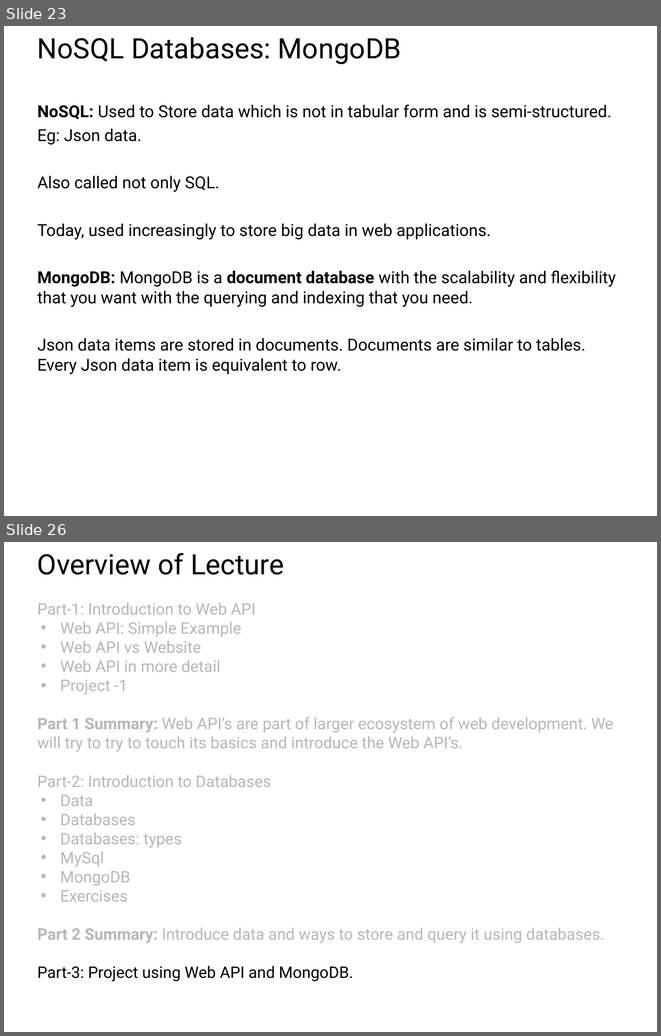
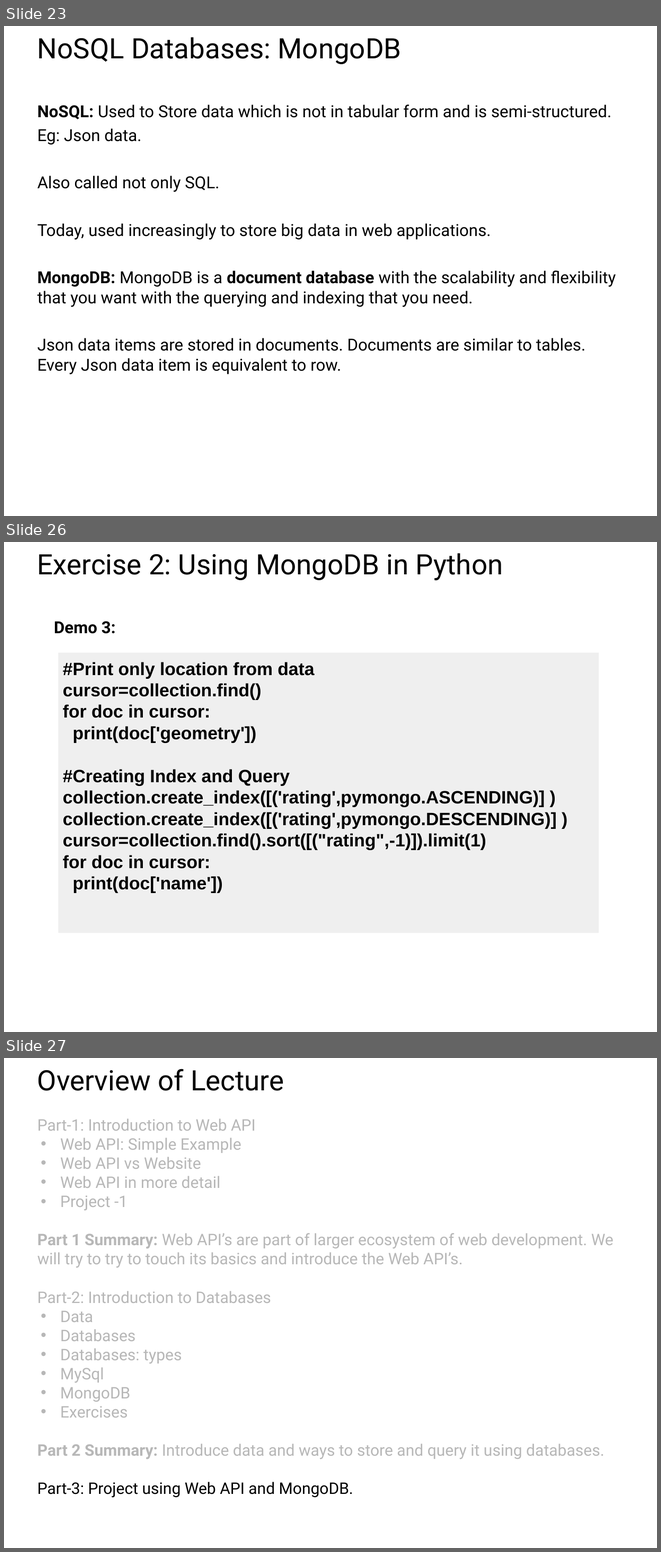
Before and after one commit to UCLA-LACC-2020/M4-Programming_Web_and_Databases, a slide deck: Web API_Databases_LACC2020.pptx. Shown one above the other, each under a label of ours: slides 23 and 26 before the commit, slides 23, 26 and 27 after it; the slides between them are not shown. The pictures are 661x1036 and 661x1552 pixels, drawn with LibreOffice and Linux fonts; fonts in the diff are those of the drawing. Boxes give left, top, right and bottom in pixels: in the first picture for what was removed or moved away, otherwise in the second. Text is boxed around its words. In the diff, an @@ line names an element or a change of style, - is before the commit and + after.

Commit message:
Fixed part 2 and exercise 2 notebook

```diff
--- a/Web API_Databases_LACC2020.pptx
+++ b/Web API_Databases_LACC2020.pptx
@@ slide 26 added at <box>4,542,657,1032</box>, background #FFFFFF @@
@@ title added at <box>37,553,503,581</box>, 44 pt, text #000000 @@
+Exercise 2: Using MongoDB in Python
@@ text added at <box>54,621,116,634</box>, 26 pt, text #000000, bold @@
+Demo 3:
@@ rectangle added at <box>58,653,599,933</box>, fill #EFEFEF, 28 pt, text #000000, bold @@
+#Print only location from data
+cursor=collection.find()
+for doc in cursor:
+print(doc['geometry'])
+#Creating Index and Query
+collection.create_index([('rating',pymongo.ASCENDING)] )
+collection.create_index([('rating',pymongo.DESCENDING)] )
+cursor=collection.find().sort([("rating",-1)]).limit(1)
+for doc in cursor:
+print(doc['name'])
@@ what was slide 26 is now slide 27 @@
```
Also in this commit, not shown: 2 slides changed, 1 other file.
